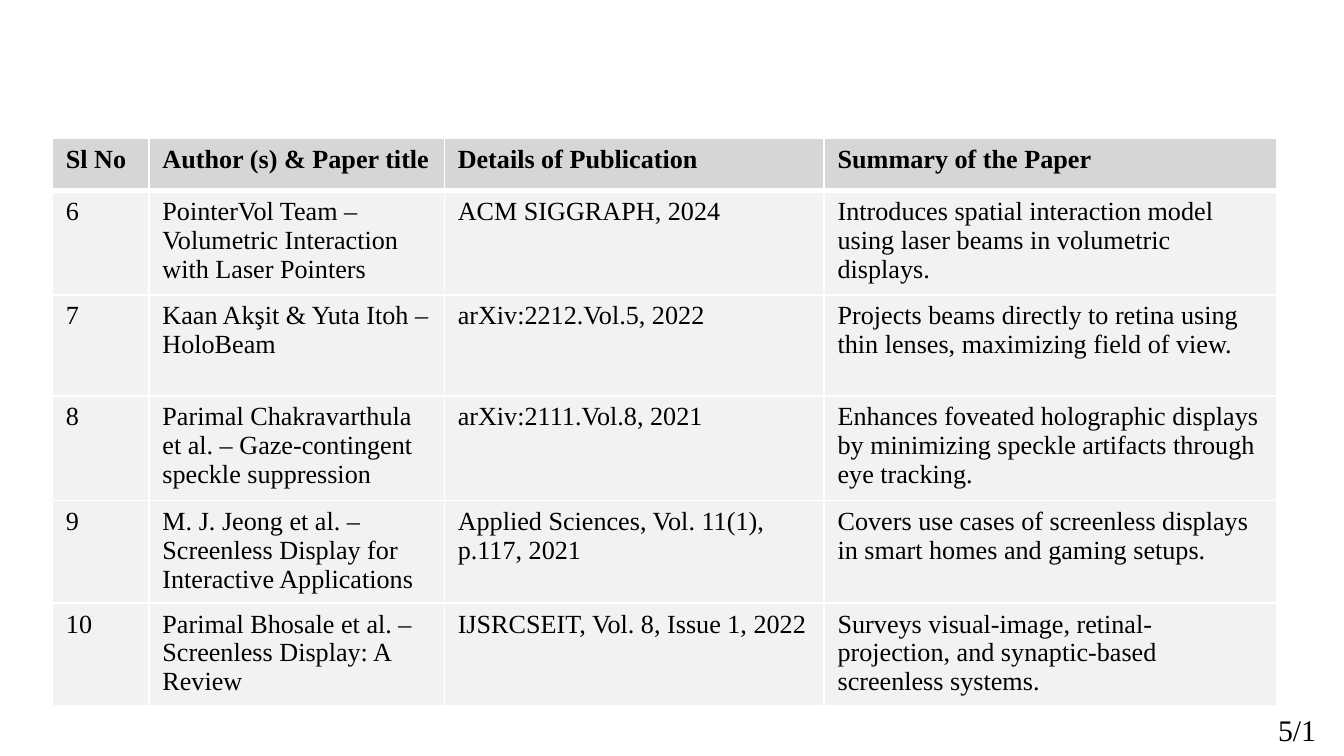
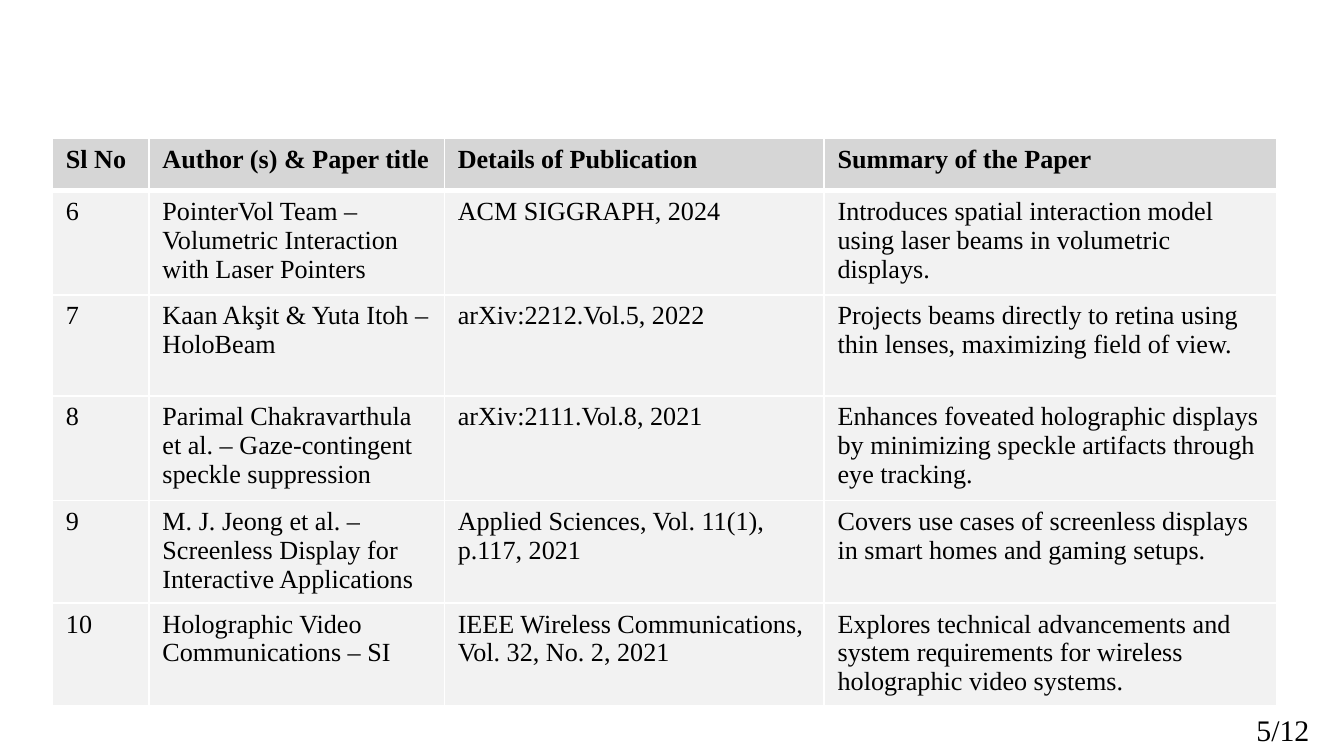
Before and after one commit to rajeshacu/LoRa-based-Location-tracking-and-Fall-detection-System, a slide deck: slide 5 of Phase-1_Technical Seminar.pptx. Drawn at 1344x756 pixels with LibreOffice and Linux fonts; fonts in the diff are those of the drawing; background and template pictures are left out. Boxes give left, top, right and bottom in pixels: in the first picture for what was removed or moved away, otherwise in the second. Text is boxed around its words. In the diff, an @@ line names an element or a change of style, - is before the commit and + after.

```diff
--- a/Phase-1_Technical Seminar.pptx
+++ b/Phase-1_Technical Seminar.pptx
@@ table at box(52, 138, 1278, 706) @@
-row 6: 10 | Parimal Bhosale et al. – Screenless Display: A Review | IJSRCSEIT, Vol. 8, Issue 1, 2022 | Surveys visual-image, retinal-projection, and synaptic-based screenless systems.
+row 6: 10 | Holographic Video Communications – SI | IEEE Wireless Communications, Vol. 32, No. 2, 2021 | Explores technical advancements and system requirements for wireless holographic video systems.
@@ text "5/12" rewrapped from box(1278, 721, 1316, 742) to box(1256, 721, 1309, 742) @@
```
Also in this commit, not shown: 6 other slides changed, 1 slide added, 2 slides removed, 3 other files.
